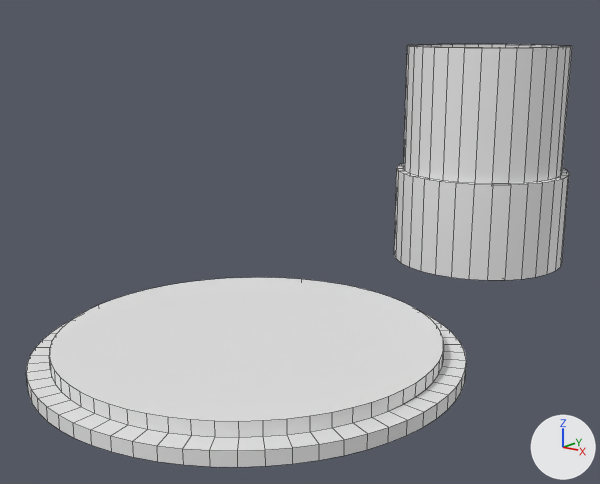
Renders of the Blender file 4/3d_modeling/lab2/lab.blend from each side of a commit.
Camera for both pictures: a 50 mm lens placed at (6.17, -6.82, 3.78), pointed at (-0.54, 1.63, 1.01). Lighting does not change. The marker at lower right points along +X, +Y and +Z. The older version comes first. Mesh edges are drawn as thin lines.

Before the edit, the objects in view are built like this:
```python
me_circle = bpy.data.meshes.new('Circle')
me_circle.from_pydata(...)  # 640 vertices, 452 faces, 32 loose edges; spans x -2.5..2.5, y -2.5..7.2, z 0.0..3.5
ob_circle = bpy.data.objects.new('Circle', me_circle)
ob_circle.location = (0.0, 0.0, 0.0)
```
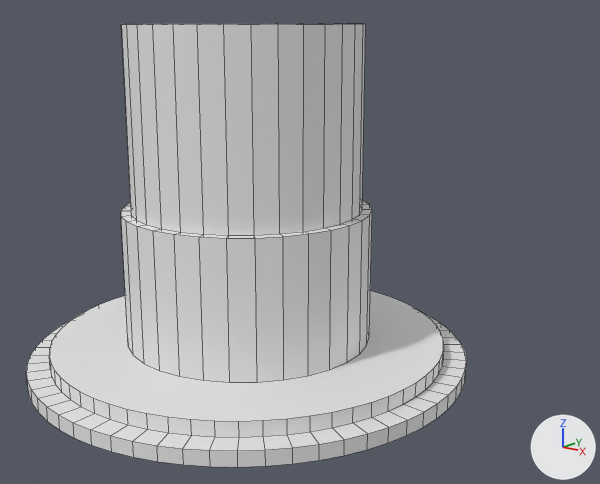
Commit message: 3d lab2: step 3

Pixel boxes (x1, y1, x2, y2) of what changed, in the pictures (600 x 484 px):
'Circle', reshaped: before (26, 44, 572, 467); after (26, 291, 466, 467)
'Circle.001', added: after (121, 24, 372, 382)
part 1 of me_circle, deleted: before (394, 163, 569, 280)
part 2 of me_circle, deleted: before (403, 44, 572, 183)

What the commit changed:
me_circle is used by ob_circle; location (0.0, 0.0, 0.0).
me_circle had 640 vertices, 452 faces, 32 loose edges and spanned x -2.5..2.5, y -2.5..7.2, z 0.0..3.5.
me_circle now has 320 vertices, 194 faces, 32 loose edges and spans x -2.5..2.5, y -2.5..6.99, z 0.0..0.32.
me_circle part 1: the loose piece of 192 vertices spanning x -1.4..1.4, y 4.4..7.2, z 0.0..1.5 is deleted.
me_circle part 2: the loose piece of 128 vertices spanning x -1.29..1.29, y 4.52..7.09, z 0.0..3.5 is deleted.
Mesh me_circle_001 is new.
It has 320 vertices, 258 faces and spans x -1.4..1.4, y -1.4..1.4, z -1.75..1.75.
Object 'Circle.001' (ob_circle_001) is new; it shows me_circle_001.
Its location is (0.0, 0.0, 2.07).
